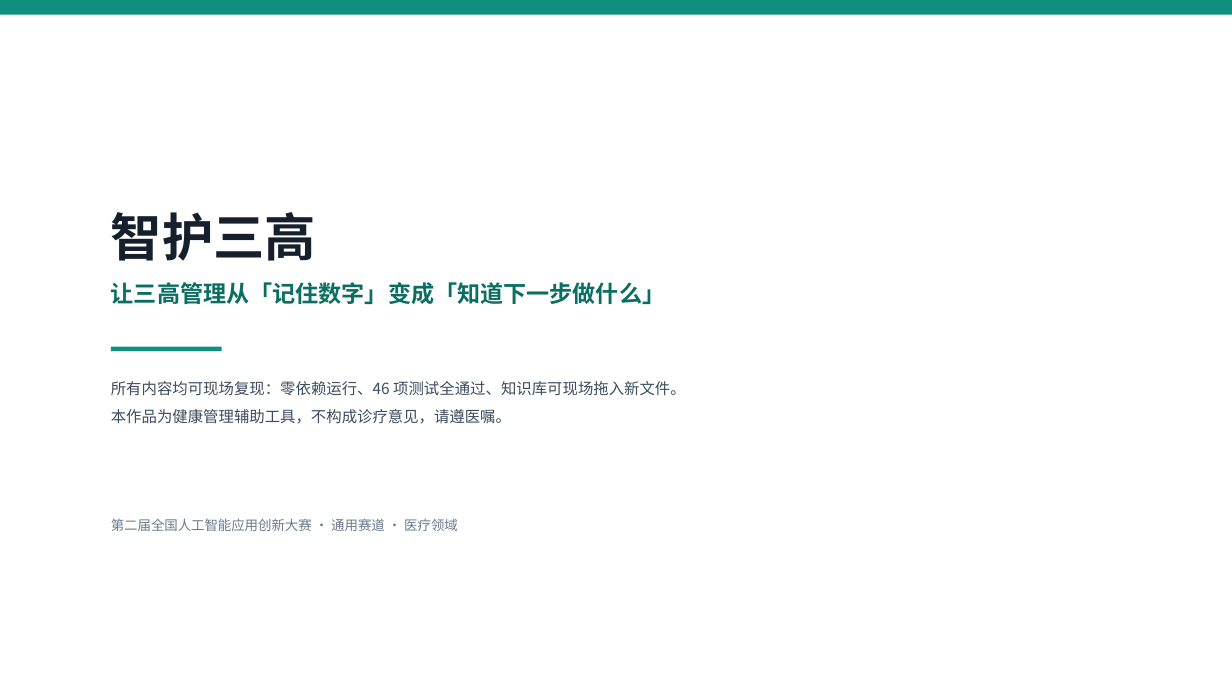
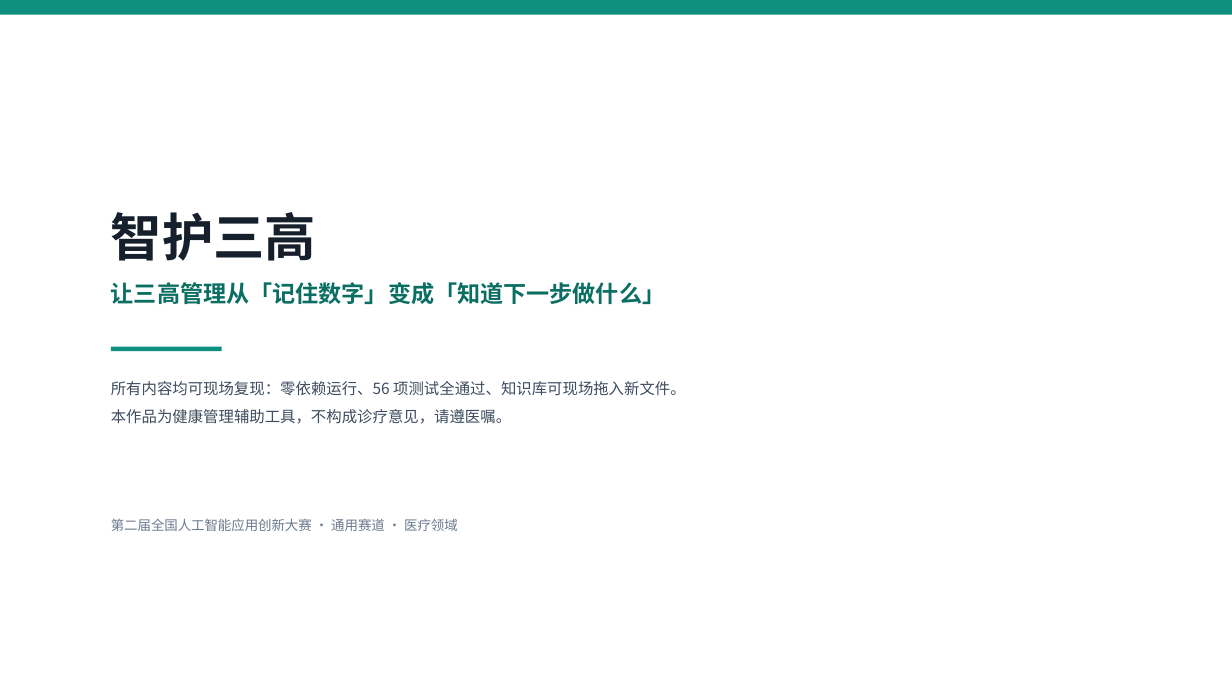
Before and after one commit to zxhyf/zhihu-sangao, a slide deck: slide 20 of docs/智护三高_参赛作品说明.pptx. Drawn at 1232x693 pixels with LibreOffice and Linux fonts; fonts in the diff are those of the drawing. Boxes give left, top, right and bottom in pixels: in the first picture for what was removed or moved away, otherwise in the second. Text is boxed around its words. In the diff, an @@ line names an element or a change of style, - is before the commit and + after.

Commit message:
fix: 安全加固与交互修复（对应评审 P1–P9）
- 新增会话鉴权：身份只来自服务端会话，移除 URL 中的 user 参数；
  无密码时强制只监听 127.0.0.1，设 APP_PASSWORD 后所有 /api 需登录（401）
- 知识库/清空等写操作纳入会话保护，上传限 2MB，操作写入 data/audit.log
- 用药打卡按「药物 + 日期 + 计划时段」唯一，重复点击不再重复计数；
  依从率封顶 100%，未知药物打卡直接拒绝
- 演示数据改为常驻标注（合成），支持只清演示数据；清空全部需 confirm=CLEAR
- 健康档案字段级校验（身高/出生年份/作息/长度）
- 急症词表补充口语同义词（嘴歪、一侧手麻、上不来气等），并补充不误伤用例
- 修复今日任务勾选后界面不显示勾选图案的问题（聊天内任务卡就地更新）
- 测试 46 → 56 项，一键核验 46 → 53 项

```diff
--- a/docs/智护三高_参赛作品说明.pptx
+++ b/docs/智护三高_参赛作品说明.pptx
@@ text at box(111, 381, 686, 396): text changed @@
-所有内容均可现场复现：零依赖运行、46 项测试全通过、知识库可现场拖入新文件。
+所有内容均可现场复现：零依赖运行、56 项测试全通过、知识库可现场拖入新文件。
```
Also in this commit, not shown: 2 other slides changed, 22 other files.
